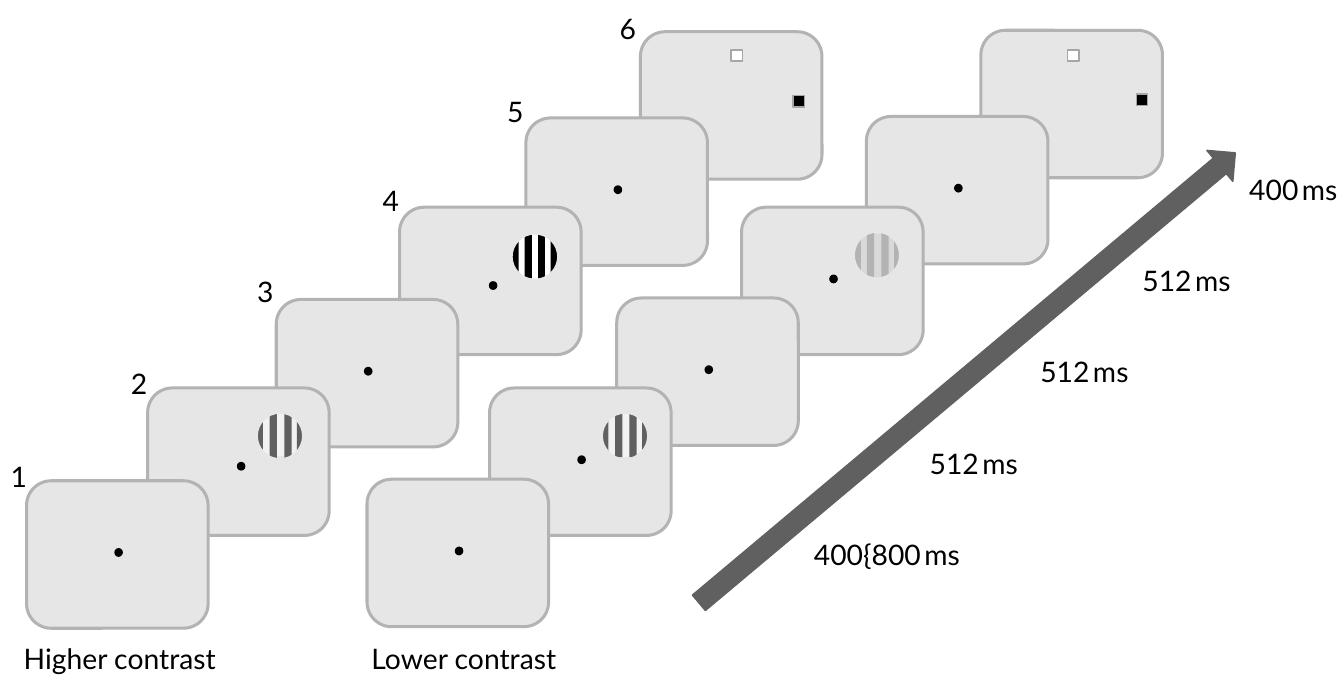
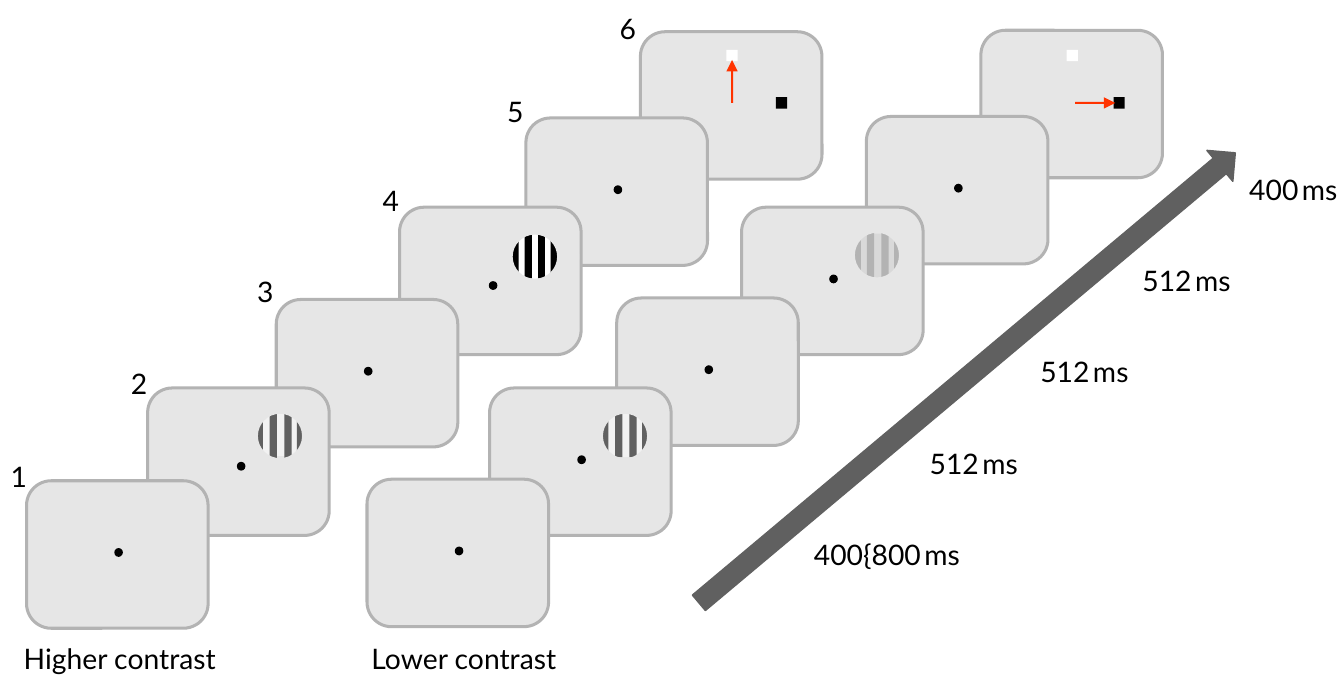
Before and after one commit to scottclowe/phd-thesis, a slide deck: slide 1 of Chapters/perceptual-learning/figs/task/PLtask1.odp. Drawn at 1344x686 pixels with LibreOffice and Linux fonts; fonts in the diff are those of the drawing. Boxes give left, top, right and bottom in pixels: in the first picture for what was removed or moved away, otherwise in the second. Text is boxed around its words. In the diff, an @@ line names an element or a change of style, - is before the commit and + after.

```diff
--- a/Chapters/perceptual-learning/figs/task/PLtask1.odp
+++ b/Chapters/perceptual-learning/figs/task/PLtask1.odp
@@ rectangle: place and size @@
-rectangle at box(731, 49, 742, 61)
+rectangle at box(726, 49, 738, 61)
@@ outline #A6A6A6 0.74 pt to none in 4 elements at box(726, 49, 738, 61), box(776, 97, 788, 109), box(1114, 97, 1126, 109), box(1066, 49, 1078, 61) @@
@@ triangle added at box(726, 60, 738, 71), fill #FF3300 @@
@@ line added from (732, 103) to (732, 68), #FF3300 0.99 pt @@
@@ rectangle: place and size @@
-rectangle at box(793, 96, 805, 108)
+rectangle at box(776, 97, 788, 109)
@@ line added from (1075, 103) to (1110, 103), #FF3300 0.99 pt @@
@@ triangle added at box(1104, 97, 1116, 109), fill #FF3300 @@
@@ rectangle: place and size @@
-rectangle at box(1136, 94, 1148, 106)
+rectangle at box(1114, 97, 1126, 109)
```
Also in this commit, not shown: 1 other file.
